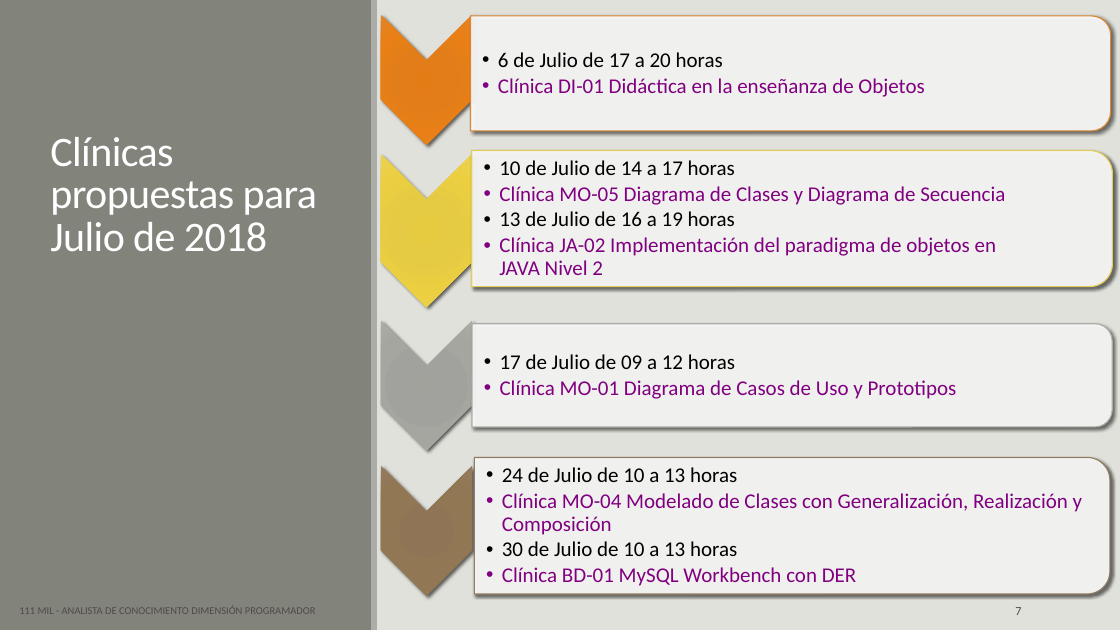
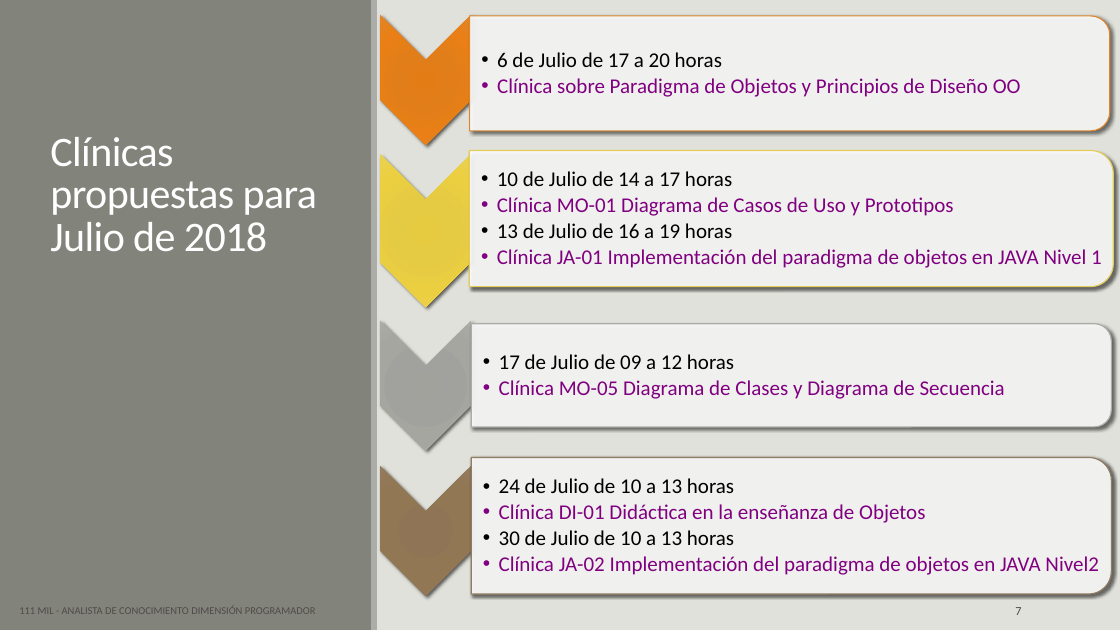
Before and after one commit to 111milprogramadores/clinicas-para-instructores, a slide deck: slide 7 of 111 MIL Cronograma de Formaciones 2018.pptx. Drawn at 1120x630 pixels with LibreOffice and Linux fonts; fonts in the diff are those of the drawing. Boxes give left, top, right and bottom in pixels: in the first picture for what was removed or moved away, otherwise in the second. Text is boxed around its words. In the diff, an @@ line names an element or a change of style, - is before the commit and + after.

Commit message:
Actualización de fechas de clínicas

```diff
--- a/111 MIL Cronograma de Formaciones 2018.pptx
+++ b/111 MIL Cronograma de Formaciones 2018.pptx
@@ text at (x1=497, y1=78, x2=1021, y2=97): text changed @@
-  • Clínica DI-01 Didáctica en la enseñanza de Objetos
+  • Clínica sobre Paradigma de Objetos y Principios de Diseño OO
@@ text at (x1=497, y1=197, x2=954, y2=216): text changed @@
-  • Clínica MO-05 Diagrama de Clases y Diagrama de Secuencia
+  • Clínica MO-01 Diagrama de Casos de Uso y Prototipos
@@ text at (x1=497, y1=249, x2=1102, y2=268): text changed @@
-  • Clínica JA-02 Implementación del paradigma de objetos en
-    JAVA Nivel 2
+  • Clínica JA-01 Implementación del paradigma de objetos en JAVA Nivel 1
@@ text at (x1=499, y1=380, x2=1005, y2=399): text changed @@
-  • Clínica MO-01 Diagrama de Casos de Uso y Prototipos
+  • Clínica MO-05 Diagrama de Clases y Diagrama de Secuencia
@@ text at (x1=499, y1=504, x2=925, y2=523): text changed @@
-  • Clínica MO-04 Modelado de Clases con Generalización, Realización y Composición
+  • Clínica DI-01 Didáctica en la enseñanza de Objetos
@@ text at (x1=499, y1=556, x2=1099, y2=575): text changed @@
-  • Clínica BD-01 MySQL Workbench con DER
+  • Clínica JA-02 Implementación del paradigma de objetos en JAVA Nivel2
```
Also in this commit, not shown: 3 other slides changed, 5 slides added.
